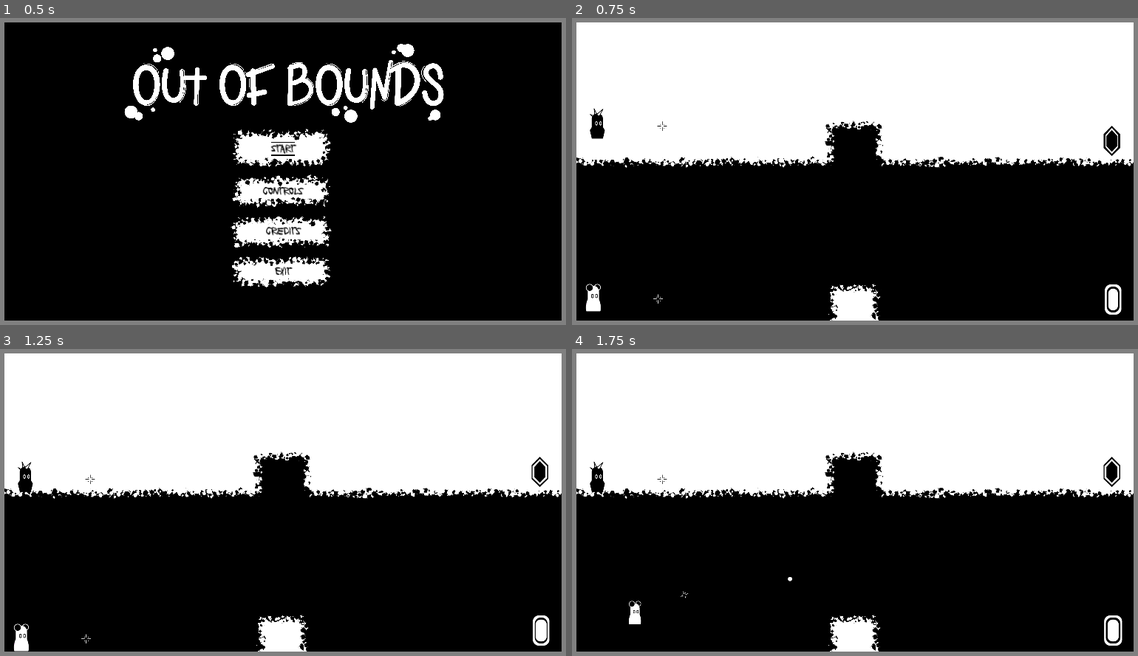
Above: before the commit, frames 1-4 (two rows, left to right).
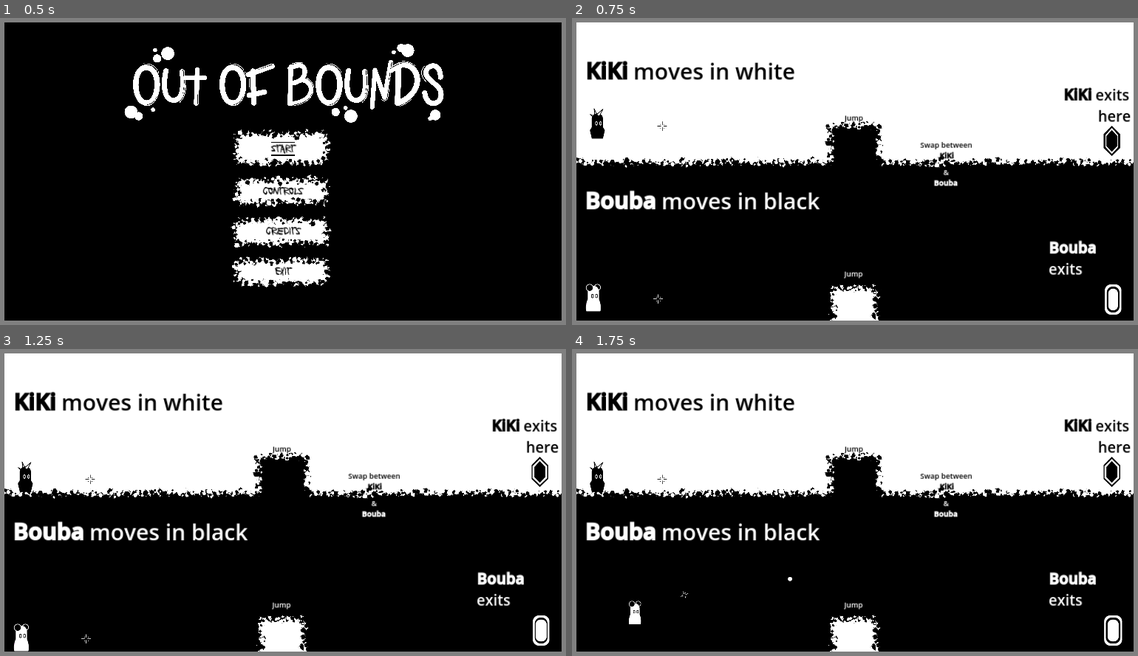
Above: after the commit, the same moments.

Repository: RobotRamen/margin
Game: Godot game, scene res://theme/empty.tscn
Same seed, same stepped clock (60 frames per second), same inputs: the game is played once before the commit and once after it.
Inputs (mouse positions are in pixels of both pictures, inside the frame that each line leads up to):
- Up to frame 1 (0.5 s): no input
- Up to frame 2 (0.75 s): click "Start" at 0.5 s
- Up to frame 3 (1.25 s): no input
- Up to frame 4 (1.75 s): move the mouse to (985, 487) at 1.27 s; hold D (right_0) from 1.28 s (still down); tap Ctrl (restore_0) at 1.35 s; click (985, 487) at 1.42 s; tap Space (jump_0) at 1.52 s

Frame 1 is identical in both runs. In frame 2, 3.4% of the frame differs, in the area x 2-99%, y 13-85%; in frame 3, 3.4%; in frame 4, 3.4%.

Commit message:
added tutorial text to teach player mechanics

Diff:
--- a/game_master.gd
+++ b/game_master.gd
@@ -4,8 +4,6 @@
 @onready var game_music : AudioStreamPlayer = $"game music"
 @onready var menu_music : AudioStreamPlayer = $"menu music"
 const LEVEL_CLEAR = preload("res://level_clear.tscn")
-const CONTROLS_LEVEL = preload("res://controls_level.tscn")
-const CREDITS_LEVEL = preload("res://credits_level.tscn")
 
 var white_exit = false
 var black_exit = false
--- a/level_0.tscn
+++ b/level_0.tscn
@@ -14,6 +14,41 @@
 size = Vector2(593.5, 642.25)
 
 [node name="Level 0" type="Node2D"]
+
+[node name="Text" type="Node" parent="."]
+
+[node name="Editing background" type="ColorRect" parent="Text"]
+visible = false
+offset_left = 3.0
+offset_top = 8.0
+offset_right = 1916.0
+offset_bottom = 521.0
+
+[node name="KiKi shoots black" type="RichTextLabel" parent="Text"]
+z_index = 2
+offset_left = 214.0
+offset_top = 96.0
+offset_right = 971.0
+offset_bottom = 221.0
+theme_override_colors/default_color = Color(0, 0, 0, 1)
+theme_override_font_sizes/normal_font_size = 72
+theme_override_font_sizes/bold_font_size = 72
+bbcode_enabled = true
+text = "[b]KiKi[/b] shoots black"
+metadata/_edit_use_anchors_ = true
+
+[node name="Bouba shoots white" type="RichTextLabel" parent="Text"]
+z_index = 2
+offset_left = 203.0
+offset_top = 591.0
+offset_right = 1004.0
+offset_bottom = 716.0
+theme_override_colors/default_color = Color(1, 1, 1, 1)
+theme_override_font_sizes/normal_font_size = 72
+theme_override_font_sizes/bold_font_size = 72
+bbcode_enabled = true
+text = "[b]Bouba[/b] shoots white"
+metadata/_edit_use_anchors_ = true
 
 [node name="whiteSpawner" parent="." instance=ExtResource("1_tg6qm")]
 position = Vector2(598, 877)
--- a/level_Start.tscn
+++ b/level_Start.tscn
@@ -17,6 +17,137 @@
 size = Vector2(148.5, 117.5)
 
 [node name="Level 0" type="Node2D"]
+
+[node name="Text" type="Node" parent="."]
+
+[node name="Editing background" type="ColorRect" parent="Text"]
+visible = false
+offset_left = 3.0
+offset_top = 8.0
+offset_right = 1916.0
+offset_bottom = 521.0
+
+[node name="KiKi moves in white" type="RichTextLabel" parent="Text"]
+z_index = 2
+offset_left = 84.0
+offset_top = 164.0
+offset_right = 841.0
+offset_bottom = 289.0
+theme_override_colors/default_color = Color(0, 0, 0, 1)
+theme_override_font_sizes/normal_font_size = 72
+theme_override_font_sizes/bold_font_size = 72
+bbcode_enabled = true
+text = "[b]KiKi[/b] moves in white"
+metadata/_edit_use_anchors_ = true
+
+[node name="KiKi exits here" type="RichTextLabel" parent="Text"]
+z_index = 2
+offset_left = 1637.0
+offset_top = 256.0
+offset_right = 1877.0
+offset_bottom = 401.0
+size_flags_horizontal = 8
+size_flags_vertical = 4
+theme_override_colors/default_color = Color(0, 0, 0, 1)
+theme_override_font_sizes/normal_font_size = 48
+theme_override_font_sizes/bold_font_size = 48
+bbcode_enabled = true
+text = "[b]KiKi[/b] exits
+         here"
+metadata/_edit_use_anchors_ = true
+
+[node name="Kiki Jump" type="RichTextLabel" parent="Text"]
+z_index = 2
+offset_left = 926.0
+offset_top = 348.0
+offset_right = 990.0
+offset_bottom = 389.0
+size_flags_horizontal = 8
+size_flags_vertical = 4
+theme_override_colors/default_color = Color(0, 0, 0, 1)
+theme_override_font_sizes/normal_font_size = 24
+theme_override_font_sizes/bold_font_size = 24
+bbcode_enabled = true
+text = "Jump
+"
+metadata/_edit_use_anchors_ = true
+
+[node name="Swap between Kiki" type="RichTextLabel" parent="Text"]
+z_index = 2
+offset_left = 1172.0
+offset_top = 436.0
+offset_right = 1364.0
+offset_bottom = 533.0
+size_flags_horizontal = 8
+size_flags_vertical = 4
+theme_override_colors/default_color = Color(0, 0, 0, 1)
+theme_override_font_sizes/normal_font_size = 24
+theme_override_font_sizes/bold_font_size = 24
+bbcode_enabled = true
+text = "Swap between
+          [b]KiKi[/b]"
+metadata/_edit_use_anchors_ = true
+
+[node name="& Bouba" type="RichTextLabel" parent="Text"]
+z_index = 2
+offset_left = 1172.0
+offset_top = 525.0
+offset_right = 1364.0
+offset_bottom = 622.0
+size_flags_horizontal = 8
+size_flags_vertical = 4
+theme_override_colors/default_color = Color(1, 1, 1, 1)
+theme_override_font_sizes/normal_font_size = 24
+theme_override_font_sizes/bold_font_size = 24
+bbcode_enabled = true
+text = "            &
+       [b]Bouba[/b]"
+metadata/_edit_use_anchors_ = true
+
+[node name="Bouba moves in black" type="RichTextLabel" parent="Text"]
+z_index = 2
+offset_left = 82.0
+offset_top = 586.0
+offset_right = 883.0
+offset_bottom = 711.0
+theme_override_colors/default_color = Color(1, 1, 1, 1)
+theme_override_font_sizes/normal_font_size = 72
+theme_override_font_sizes/bold_font_size = 72
+bbcode_enabled = true
+text = "[b]Bouba[/b] moves in black"
+metadata/_edit_use_anchors_ = true
+
+[node name="Bouba exits here" type="RichTextLabel" parent="Text"]
+z_index = 2
+offset_left = 1589.0
+offset_top = 754.0
+offset_right = 1876.0
+offset_bottom = 931.0
+size_flags_horizontal = 8
+size_flags_vertical = 4
+theme_override_colors/default_color = Color(1, 1, 1, 1)
+theme_override_font_sizes/normal_font_size = 48
+theme_override_font_sizes/bold_font_size = 48
+bbcode_enabled = true
+text = "[b]Bouba[/b] exits
+              here"
+metadata/_edit_use_anchors_ = true
+
+[node name="Bouba Jump" type="RichTextLabel" parent="Text"]
+z_index = 2
+offset_left = 925.0
+offset_top = 855.0
+offset_right = 989.0
+offset_bottom = 896.0
+size_flags_horizontal = 8
+size_flags_vertical = 4
+theme_override_colors/default_color = Color(1, 1, 1, 1)
+theme_override_font_sizes/normal_font_size = 24
+theme_override_font_sizes/bold_font_size = 24
+bbcode_enabled = true
+text = "Jump
+"
+metadata/_edit_use_anchors_ = true
 
 [node name="whiteSpawner" parent="." instance=ExtResource("1_5jr24")]
 position = Vector2(110, 988)
--- a/level_tutorial.tscn
+++ b/level_tutorial.tscn
@@ -14,6 +14,52 @@
 size = Vector2(458, 47.5)
 
 [node name="level_1" type="Node2D"]
+
+[node name="Text" type="Node" parent="."]
+
+[node name="Editing background" type="ColorRect" parent="Text"]
+visible = false
+offset_left = 3.0
+offset_top = 8.0
+offset_right = 1916.0
+offset_bottom = 521.0
+
+[node name="KiKi exits here" type="RichTextLabel" parent="Text"]
+z_index = 2
+anchors_preset = -1
+anchor_right = 0.0739583
+anchor_bottom = 0.0703704
+offset_left = 784.0
+offset_top = 129.0
+offset_right = 1024.0
+offset_bottom = 274.0
+size_flags_horizontal = 8
+size_flags_vertical = 4
+theme_override_colors/default_color = Color(0, 0, 0, 1)
+theme_override_font_sizes/normal_font_size = 48
+theme_override_font_sizes/bold_font_size = 48
+bbcode_enabled = true
+text = "[b]Shoot[/b] colour &
+[b]Resize[/b] to help
+your friend exit!"
+metadata/_edit_use_anchors_ = true
+
+[node name="& Bouba" type="RichTextLabel" parent="Text"]
+z_index = 2
+offset_left = 1172.0
+offset_top = 525.0
+offset_right = 1364.0
+offset_bottom = 622.0
+size_flags_horizontal = 8
+size_flags_vertical = 4
+theme_override_colors/default_color = Color(1, 1, 1, 1)
+theme_override_font_sizes/normal_font_size = 24
+theme_override_font_sizes/bold_font_size = 24
+bbcode_enabled = true
+text = "[b]Recall[/b] to
+reload colour
+& resize"
+metadata/_edit_use_anchors_ = true
 
 [node name="whiteSpawner" parent="." instance=ExtResource("1_hapq1")]
 position = Vector2(593, 685)
